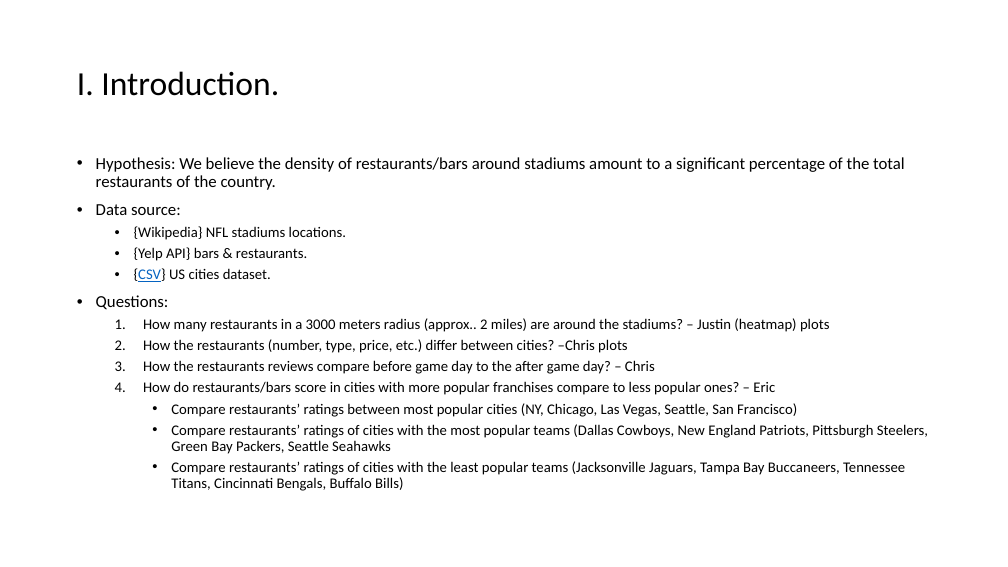
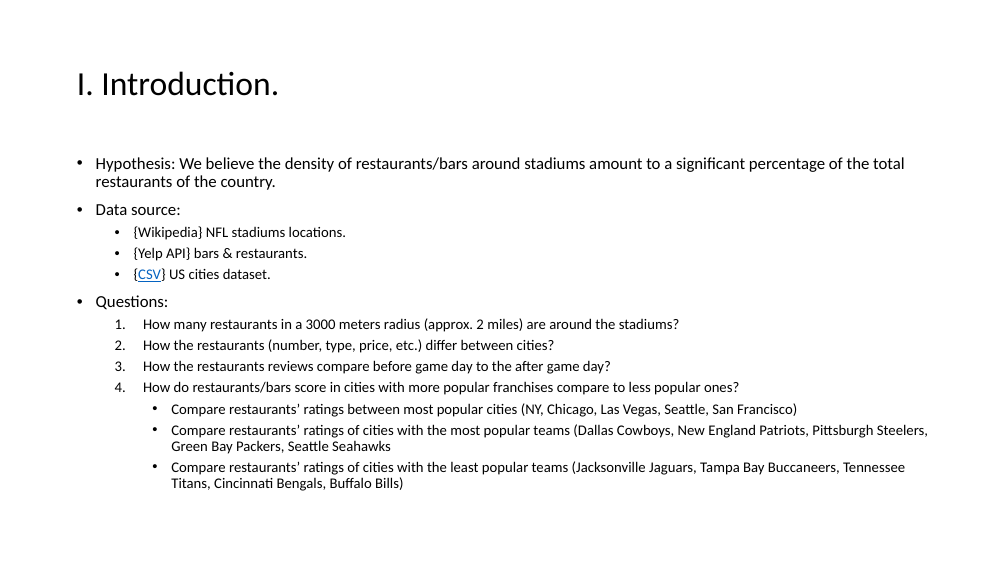
Before and after one commit to jjying89/Yelp-Restaurants-Analysis, a slide deck: slide 3 of Presentation/Team_4-Restaurant_Density_Analysis..pptx. Drawn at 1008x567 pixels with LibreOffice and Linux fonts; fonts in the diff are those of the drawing. Boxes give left, top, right and bottom in pixels: in the first picture for what was removed or moved away, otherwise in the second. Text is boxed around its words. In the diff, an @@ line names an element or a change of style, - is before the commit and + after.

Commit message:
presentation finished

```diff
--- a/Presentation/Team_4-Restaurant_Density_Analysis..pptx
+++ b/Presentation/Team_4-Restaurant_Density_Analysis..pptx
@@ text at [143, 318, 739, 395]: text changed @@
-  1. How many restaurants in a 3000 meters radius (approx.. 2 miles) are around the stadiums? – Justin (heatmap) plots
-  2. How the restaurants (number, type, price, etc.) differ between cities? –Chris plots
-  3. How the restaurants reviews compare before game day to the after game day? – Chris
-  4. How do restaurants/bars score in cities with more popular franchises compare to less popular ones? – Eric
+  1. How many restaurants in a 3000 meters radius (approx. 2 miles) are around the stadiums?
+  2. How the restaurants (number, type, price, etc.) differ between cities?
+  3. How the restaurants reviews compare before game day to the after game day?
+  4. How do restaurants/bars score in cities with more popular franchises compare to less popular ones?
```
Also in this commit, not shown: 9 other slides changed, 4 slides added.
